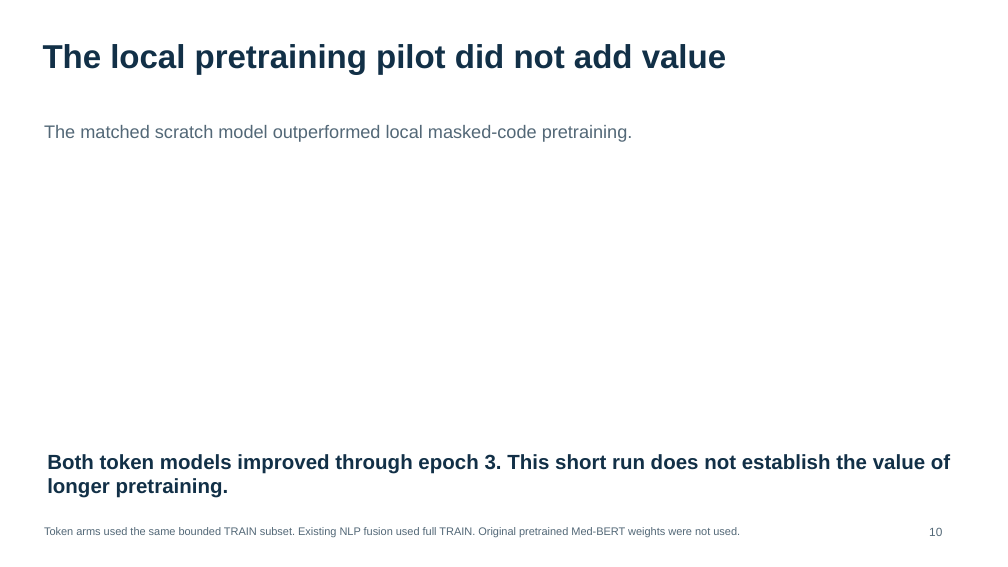
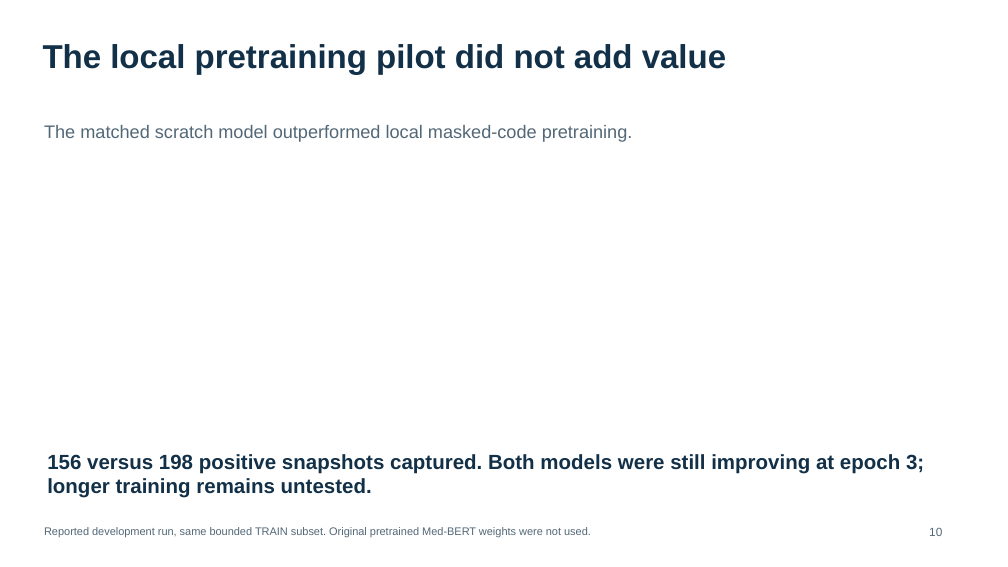
Before and after one commit to prkharr/tak861-transformer-evaluation, a slide deck: slide 10 of notebooks/expanded cohort/TAK861_Progress_20261120.pptx. Drawn at 1008x567 pixels with LibreOffice and Linux fonts; fonts in the diff are those of the drawing. Boxes give left, top, right and bottom in pixels: in the first picture for what was removed or moved away, otherwise in the second. Text is boxed around its words. In the diff, an @@ line names an element or a change of style, - is before the commit and + after.

```diff
--- a/notebooks/expanded cohort/TAK861_Progress_20261120.pptx
+++ b/notebooks/expanded cohort/TAK861_Progress_20261120.pptx
@@ text at box(47, 454, 924, 498): text changed @@
-Both token models improved through epoch 3. This short run does not establish the value of longer pretraining.
+156 versus 198 positive snapshots captured. Both models were still improving at epoch 3; longer training remains untested.
@@ text at box(44, 527, 591, 538): text changed @@
-Token arms used the same bounded TRAIN subset. Existing NLP fusion used full TRAIN. Original pretrained Med-BERT weights were not used.
+Reported development run, same bounded TRAIN subset. Original pretrained Med-BERT weights were not used.
```
Also in this commit, not shown: 6 other slides changed, 3 other files.
